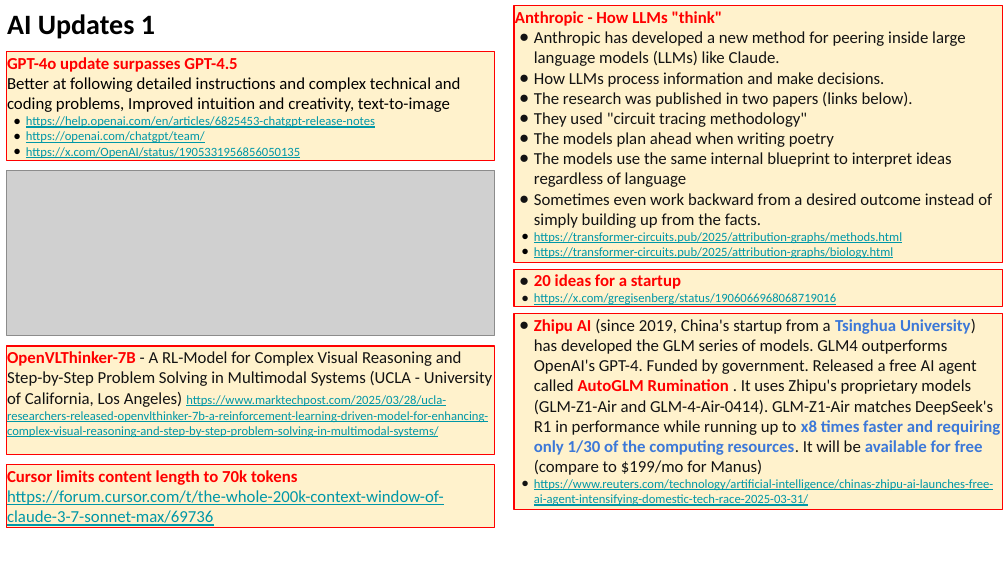
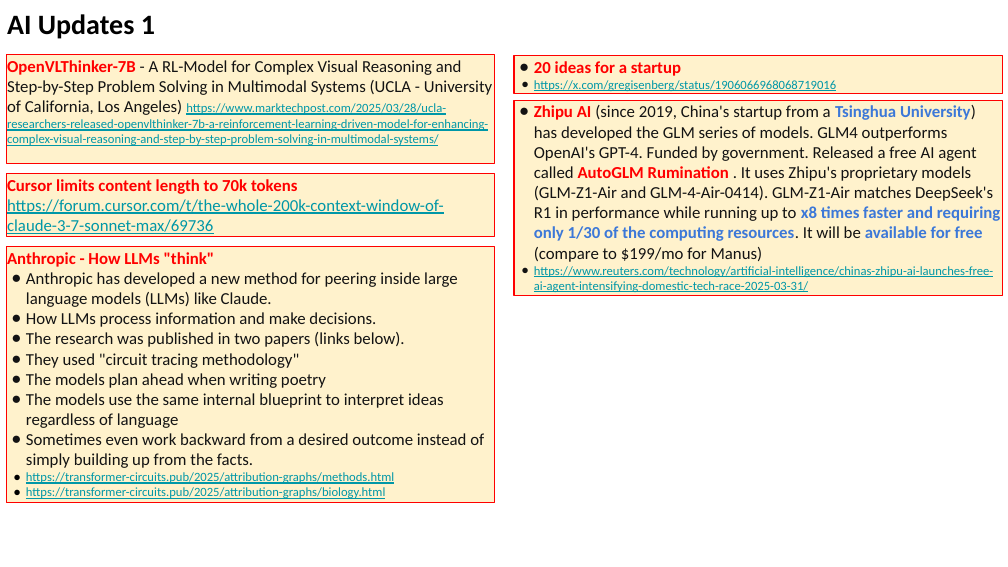
Before and after one commit to lselector/seminar, a slide deck: slide 9 of 2025/2025-04-04-AI-Updates.pptx (slide 8 before the commit). Drawn at 1008x567 pixels with LibreOffice and Linux fonts; fonts in the diff are those of the drawing; grey boxes stand for pictures. Boxes give left, top, right and bottom in pixels: in the first picture for what was removed or moved away, otherwise in the second. Text is boxed around its words. In the diff, an @@ line names an element or a change of style, - is before the commit and + after.

```diff
--- a/2025/2025-04-04-AI-Updates.pptx
+++ b/2025/2025-04-04-AI-Updates.pptx
@@ rectangle "OpenVLThinker-7B - A RL-Model for ...": place and size @@
-rectangle "OpenVLThinker-7B - A RL-Model for ..." at bbox=[6, 346, 495, 455]
+rectangle "OpenVLThinker-7B - A RL-Model for ..." at bbox=[6, 54, 495, 163]
@@ rectangle removed at bbox=[6, 51, 495, 160] @@
-GPT-4o update surpasses GPT-4.5
-Better at following detailed instructions and complex technical and coding problems, Improved intuition and creativity, text-to-image
-● https://help.openai.com/en/articles/6825453-chatgpt-release-notes
-● https://openai.com/chatgpt/team/
-● https://x.com/OpenAI/status/1905331956856050135
@@ rectangle "20 ideas for a startup": place and size @@
-rectangle "20 ideas for a startup" at bbox=[514, 269, 1003, 306]
+rectangle "20 ideas for a startup" at bbox=[514, 55, 1003, 93]
@@ rectangle "Zhipu AI (since 2019, China's ...": place and size @@
-rectangle "Zhipu AI (since 2019, China's ..." at bbox=[514, 313, 1003, 509]
+rectangle "Zhipu AI (since 2019, China's ..." at bbox=[514, 100, 1003, 295]
@@ rectangle "Cursor limits content length to ...": place and size @@
-rectangle "Cursor limits content length to ..." at bbox=[6, 465, 495, 528]
+rectangle "Cursor limits content length to ..." at bbox=[6, 173, 495, 237]
@@ picture removed at bbox=[6, 170, 495, 335] @@
@@ rectangle "Anthropic - How LLMs "think"": place and size @@
-rectangle "Anthropic - How LLMs "think"" at bbox=[514, 6, 1003, 263]
+rectangle "Anthropic - How LLMs "think"" at bbox=[6, 246, 495, 503]
```
Also in this commit, not shown: 6 other slides changed, 3 slides added.
